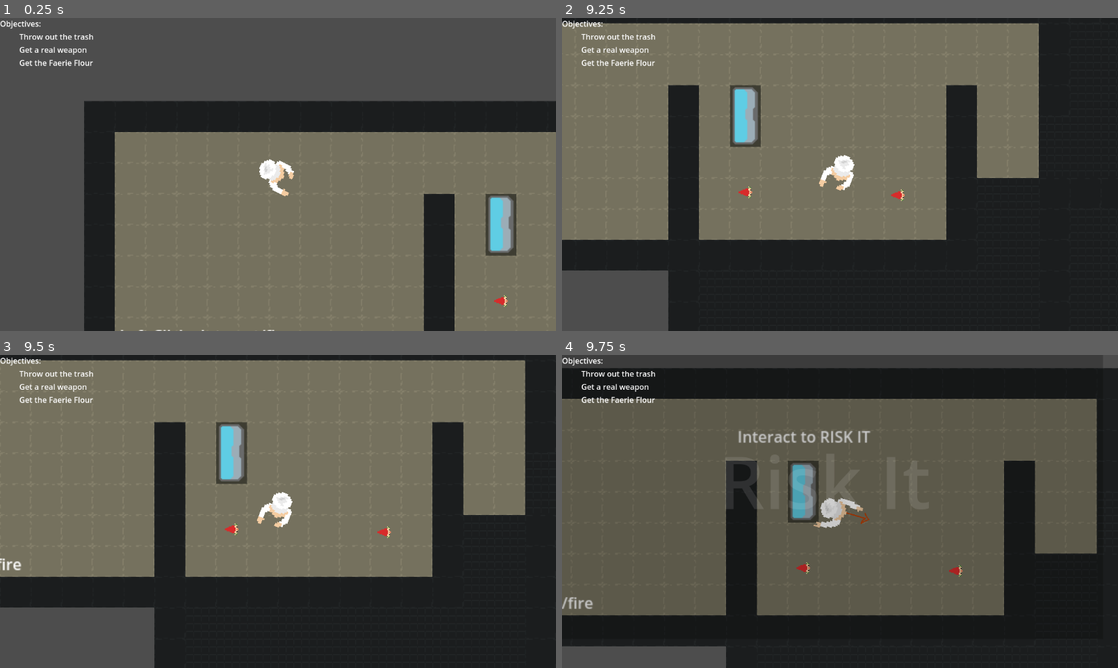
Above: before the commit, frames 1-4 (two rows, left to right).
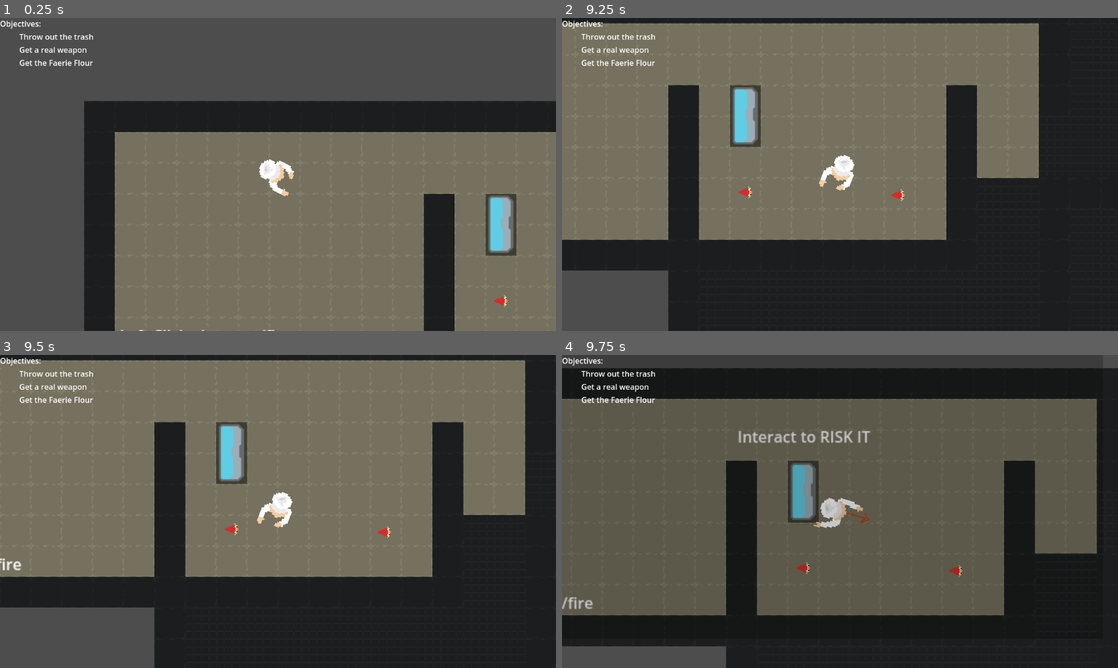
Above: after the commit, the same moments.

Repository: BobWizardLad/risk-it-for-the-biscuit
Game: Godot game, scene res://levels/trial_one.tscn
Two runs of this game, one before a commit and one after it. Both use one fixed random seed, a clock stepped at 60 frames per second and the inputs below.
Inputs (mouse positions are in pixels of both pictures, inside the frame that each line leads up to):
- Up to frame 1 (0.25 s): no input
- Up to frame 2 (9.25 s): tap Enter at 0.5, 3.5, 8 s; move the mouse to (962, 158) at 0.52 s; press the mouse at (962, 158) at 0.53 s; hold Right (ui_right) 0.53-1.28 s; move the mouse to (728, 190) at 1.27 s; release the mouse at (728, 190) at 1.28 s; hold Down (ui_down) 1.28-2.03 s; click (728, 190) at 1.35 s; tap Space at 2, 7.25 s; move the mouse to (895, 105) at 2.02 s; press the mouse at (895, 105) at 2.03 s; hold Right (ui_right) 2.03-2.78 s; move the mouse to (812, 237) at 2.77 s; release the mouse at (812, 237) at 2.78 s; hold Up (ui_up) 2.78-3.53 s; click (812, 237) at 2.85 s; move the mouse to (1006, 221) at 3.52 s; press the mouse at (1006, 221) at 3.53 s; hold Left (ui_left) 3.53-5.03 s; move the mouse to (673, 127) at 4.27 s; release the mouse at (673, 127) at 4.28 s; click (673, 127) at 4.35 s; move the mouse to (867, 174) at 5.02 s; press the mouse at (867, 174) at 5.03 s; hold Down (ui_down) 5.03-5.78 s; move the mouse to (756, 96) at 5.77 s; release the mouse at (756, 96) at 5.78 s; hold Right (ui_right) 5.78-6.53 s; click (756, 96) at 5.85 s; move the mouse to (962, 158) at 6.52 s; press the mouse at (962, 158) at 6.53 s; hold Up (ui_up) 6.53-7.28 s; move the mouse to (728, 190) at 7.27 s; release the mouse at (728, 190) at 7.28 s; hold Right (ui_right) 7.28-8.03 s; click (728, 190) at 7.35 s; move the mouse to (895, 105) at 8.02 s; press the mouse at (895, 105) at 8.03 s; hold Down (ui_down) 8.03-8.78 s; move the mouse to (812, 237) at 8.77 s; release the mouse at (812, 237) at 8.78 s; hold Left (ui_left) from 8.78 s (still down); click (812, 237) at 8.85 s
- Up to frame 3 (9.5 s): keep holding Left (ui_left)
- Up to frame 4 (9.75 s): move the mouse to (1006, 558) at 9.52 s; release Left (ui_left) at 9.53 s; press the mouse at (1006, 558) at 9.53 s; hold Up (ui_up) from 9.53 s (still down)

Frames 1-3 are identical in both runs. In frame 4, 0.5% of the frame differs, in the area x 29-35%, y 33-50%.

Commit message:
Tiles and
added some tiles for the maps
messed with the intro

Diff:
--- a/bake-hard/scenes/level_start_animate.tscn
+++ b/bake-hard/scenes/level_start_animate.tscn
@@ -16,10 +16,46 @@
 "update": 0,
 "values": [Color(1, 1, 1, 0)]
 }
+tracks/1/type = "value"
+tracks/1/imported = false
+tracks/1/enabled = true
+tracks/1/path = NodePath("ScreenFade/Label:modulate")
+tracks/1/interp = 1
+tracks/1/loop_wrap = true
+tracks/1/keys = {
+"times": PackedFloat32Array(0),
+"transitions": PackedFloat32Array(1),
+"update": 0,
+"values": [Color(1, 1, 1, 0.514)]
+}
+tracks/2/type = "value"
+tracks/2/imported = false
+tracks/2/enabled = true
+tracks/2/path = NodePath("ScreenFade/Label2:modulate")
+tracks/2/interp = 1
+tracks/2/loop_wrap = true
+tracks/2/keys = {
+"times": PackedFloat32Array(0),
+"transitions": PackedFloat32Array(1),
+"update": 0,
+"values": [Color(1, 1, 1, 0.514)]
+}
+tracks/3/type = "value"
+tracks/3/imported = false
+tracks/3/enabled = true
+tracks/3/path = NodePath("ScreenFade/Label3:modulate")
+tracks/3/interp = 1
+tracks/3/loop_wrap = true
+tracks/3/keys = {
+"times": PackedFloat32Array(0),
+"transitions": PackedFloat32Array(1),
+"update": 0,
+"values": [Color(1, 1, 1, 0.514)]
+}
 
 [sub_resource type="Animation" id="Animation_mdw6x"]
 resource_name = "test_begin"
-length = 2.5
+length = 3.5
 step = 0.1
 tracks/0/type = "value"
 tracks/0/imported = false
@@ -28,10 +64,46 @@
 tracks/0/interp = 1
 tracks/0/loop_wrap = true
 tracks/0/keys = {
-"times": PackedFloat32Array(0, 0.6, 2, 2.5),
+"times": PackedFloat32Array(0, 0.6, 3.1, 3.4),
 "transitions": PackedFloat32Array(1, 0.233, 0.468, 1),
 "update": 0,
 "values": [Color(1, 1, 1, 0), Color(1, 1, 1, 0.7), Color(1, 1, 1, 0.7), Color(1, 1, 1, 0)]
+}
+tracks/1/type = "value"
+tracks/1/imported = false
+tracks/1/enabled = true
+tracks/1/path = NodePath("ScreenFade/Label:modulate")
+tracks/1/interp = 1
+tracks/1/loop_wrap = true
+tracks/1/keys = {
+"times": PackedFloat32Array(0.5, 0.6),
+"transitions": PackedFloat32Array(1e-05, 1),
+"update": 0,
+"values": [Color(1, 1, 1, 0), Color(1, 1, 1, 1)]
+}
+tracks/2/type = "value"
+tracks/2/imported = false
+tracks/2/enabled = true
+tracks/2/path = NodePath("ScreenFade/Label2:modulate")
+tracks/2/interp = 1
+tracks/2/loop_wrap = true
+tracks/2/keys = {
+"times": PackedFloat32Array(1.6, 1.7),
+"transitions": PackedFloat32Array(1e-05, 1e-05),
+"update": 0,
+"values": [Color(1, 1, 1, 0), Color(1, 1, 1, 1)]
+}
+tracks/3/type = "value"
+tracks/3/imported = false
+tracks/3/enabled = true
+tracks/3/path = NodePath("ScreenFade/Label3:modulate")
+tracks/3/interp = 1
+tracks/3/loop_wrap = true
+tracks/3/keys = {
+"times": PackedFloat32Array(1, 1.1),
+"transitions": PackedFloat32Array(1e-05, 1e-05),
+"update": 0,
+"values": [Color(1, 1, 1, 0), Color(1, 1, 1, 1)]
 }
 
 [sub_resource type="AnimationLibrary" id="AnimationLibrary_jkc6o"]
@@ -73,13 +145,49 @@
 anchor_right = 0.5
 anchor_bottom = 0.5
 offset_left = -226.5
-offset_top = -102.5
+offset_top = -281.0
 offset_right = 226.5
-offset_bottom = 102.5
+offset_bottom = -76.0
 grow_horizontal = 2
 grow_vertical = 2
 theme_override_font_sizes/font_size = 150
-text = "Risk It"
+text = "BAKE"
+horizontal_alignment = 1
+
+[node name="Label2" type="Label" parent="ScreenFade"]
+modulate = Color(1, 1, 1, 0.514)
+layout_mode = 1
+anchors_preset = 8
+anchor_left = 0.5
+anchor_top = 0.5
+anchor_right = 0.5
+anchor_bottom = 0.5
+offset_left = -244.0
+offset_top = 75.0
+offset_right = 244.0
+offset_bottom = 280.0
+grow_horizontal = 2
+grow_vertical = 2
+theme_override_font_sizes/font_size = 150
+text = "DOWN"
+horizontal_alignment = 1
+
+[node name="Label3" type="Label" parent="ScreenFade"]
+modulate = Color(1, 1, 1, 0.514)
+layout_mode = 1
+anchors_preset = 8
+anchor_left = 0.5
+anchor_top = 0.5
+anchor_right = 0.5
+anchor_bottom = 0.5
+offset_left = -226.5
+offset_top = -106.0
+offset_right = 226.5
+offset_bottom = 99.0
+grow_horizontal = 2
+grow_vertical = 2
+theme_override_font_sizes/font_size = 150
+text = "THEM"
 horizontal_alignment = 1
 
 [connection signal="animation_finished" from="AnimationPlayer" to="." method="_on_animation_finished"]
Binary file added: bake-hard/assets/tilesMap.png
Not shown, added: bake-hard/assets/tilesMap.png.import
Not shown: 1 places in bake-hard/levels/trial_one.tscn that only renumber resources
